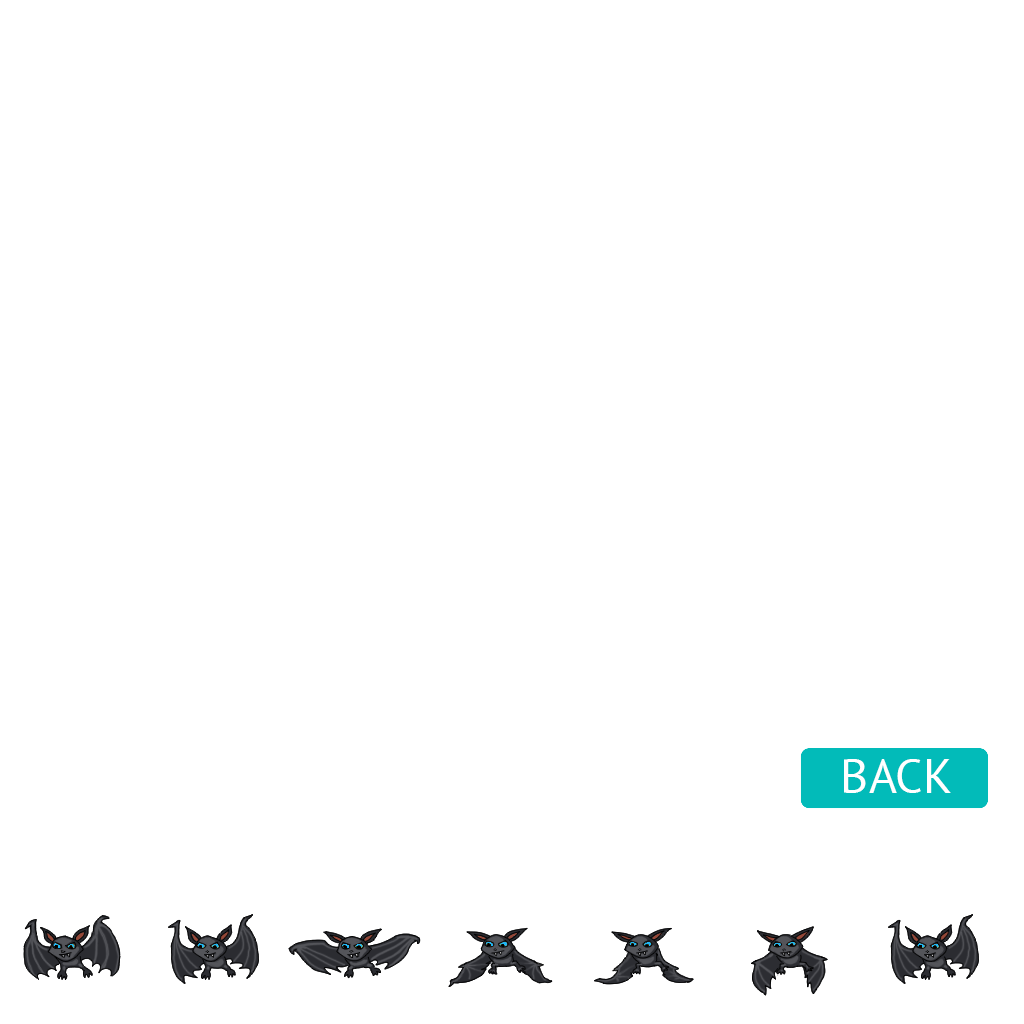
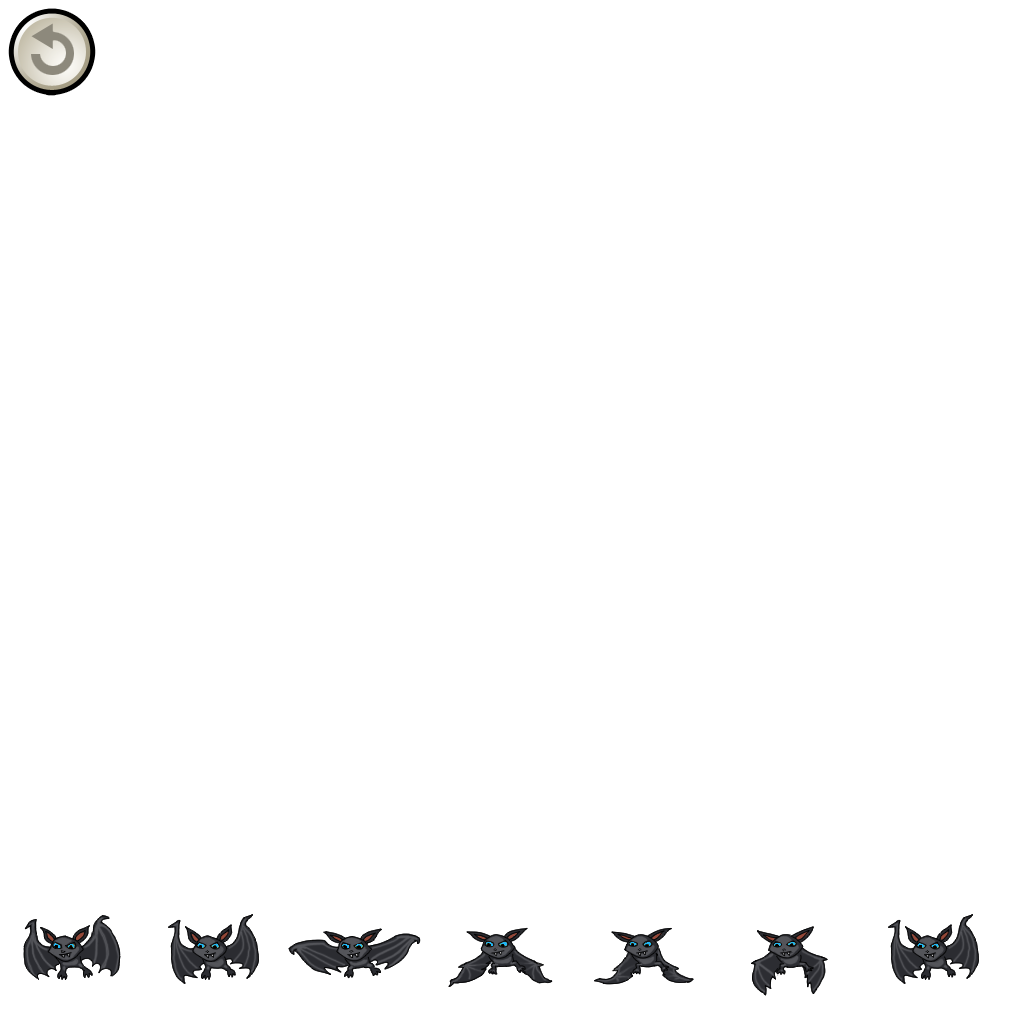
Revision of a layered 1024x1024 image; what changed, layer by layer:
removed layer "BACK" over [left=844, top=759, right=951, bottom=793]
removed layer "BackButton" over [left=800, top=748, right=988, bottom=809]
added layer "back" above "Rockwell" over [left=8, top=8, right=96, bottom=96]
